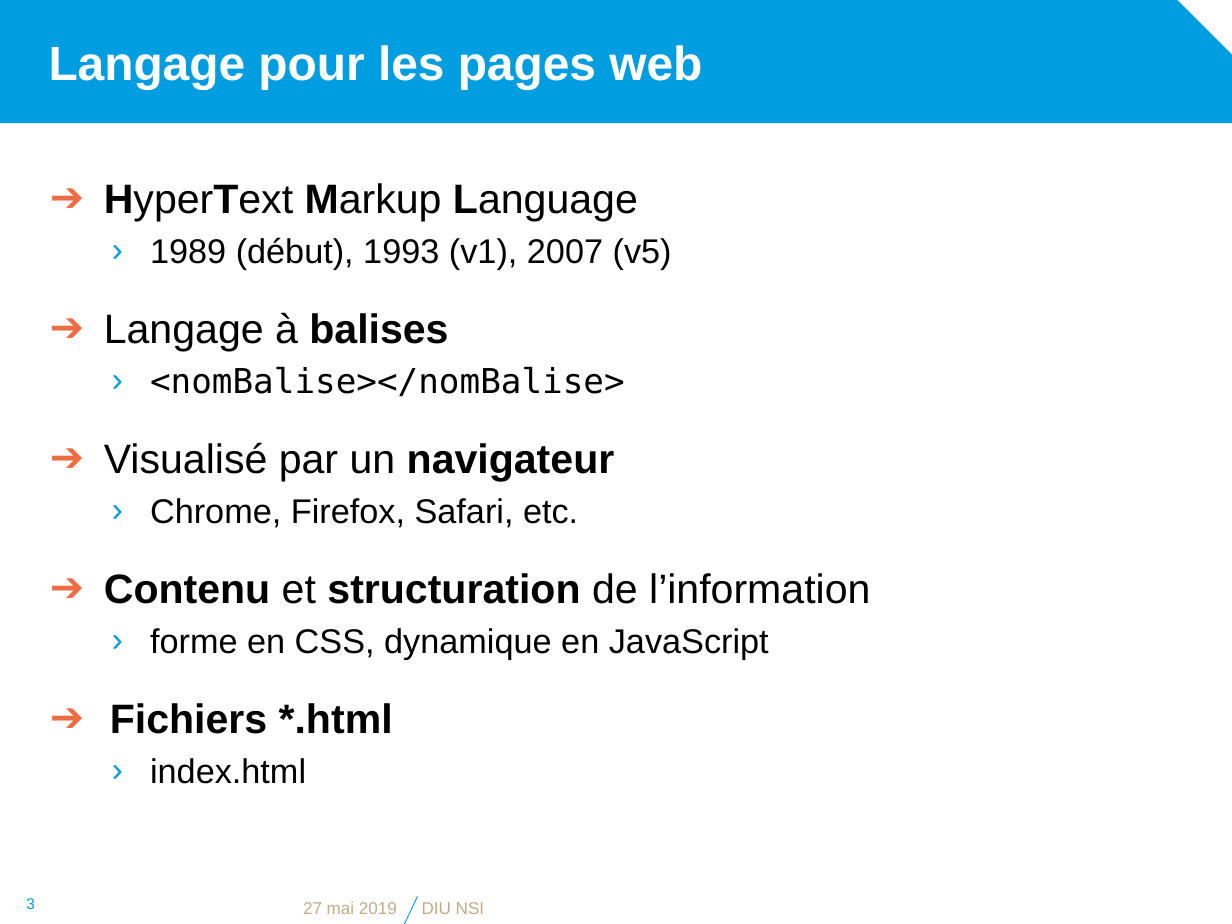
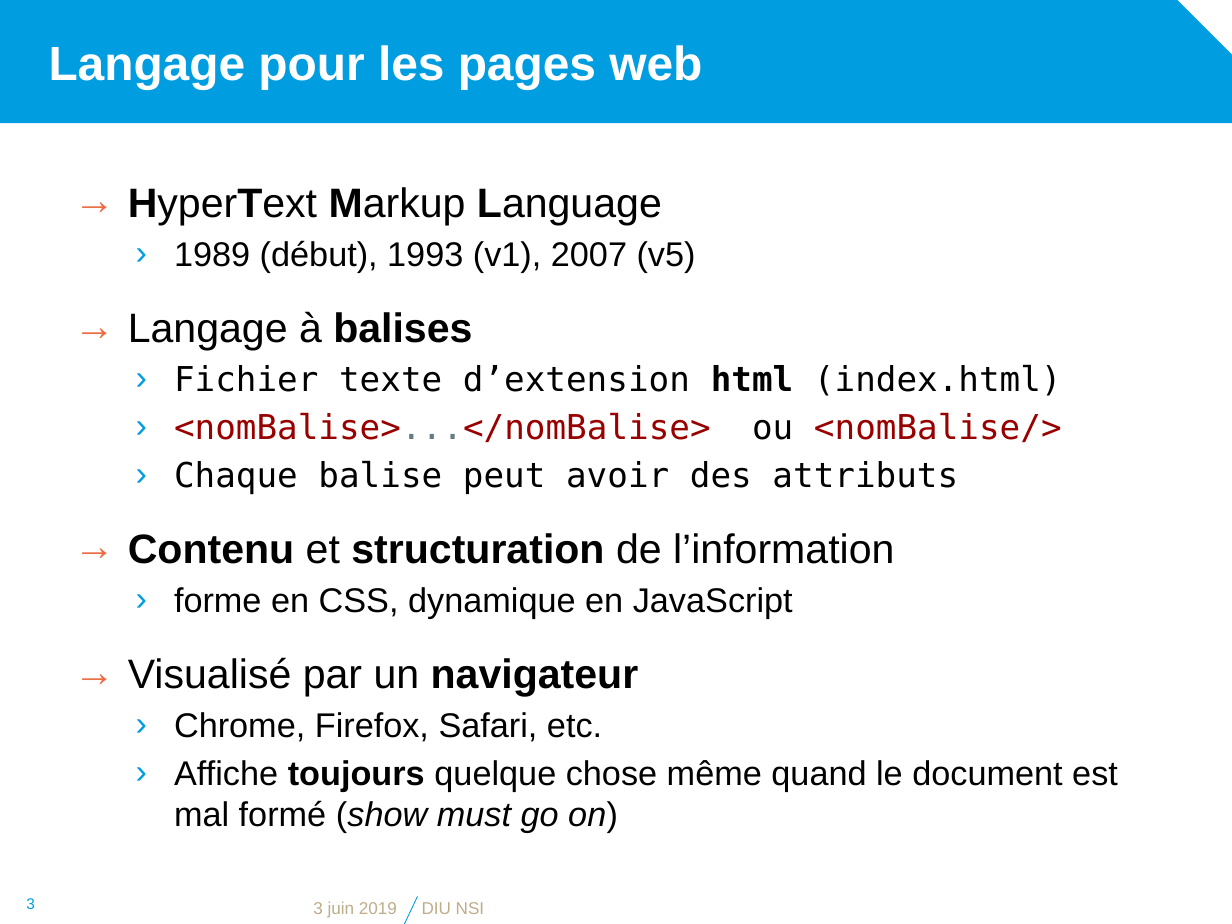
Before and after one commit to diu-uf-bordeaux/bloc1, a slide deck: slide 3 of web/2-HTML/html.pptx. Drawn at 1232x924 pixels with LibreOffice and Linux fonts; fonts in the diff are those of the drawing; background and template pictures are left out. Boxes give left, top, right and bottom in pixels: in the first picture for what was removed or moved away, otherwise in the second. Text is boxed around its words. In the diff, an @@ line names an element or a change of style, - is before the commit and + after.

Commit message:
pass on html

```diff
--- a/web/2-HTML/html.pptx
+++ b/web/2-HTML/html.pptx
@@ text "HyperText Markup Language": place and size @@
-text "HyperText Markup Language" at <box>104,183,870,784</box>
+text "HyperText Markup Language" at <box>128,187,1118,833</box>
@@ text at <box>128,187,662,696</box>: bullet ➔ to →; line spacing 1.5 to 1.4 @@
@@ text at <box>128,364,1062,619</box>: text changed @@
-  › <nomBalise></nomBalise>
+  › Fichier texte d’extension html (index.html)
+  › <nomBalise>...</nomBalise> ou <nomBalise/>
+  › Chaque balise peut avoir des attributs
+→ Contenu et structuration de l’information
+  › forme en CSS, dynamique en JavaScript
@@ text at <box>174,760,1118,833</box>: text changed; size 24 to 20 pt @@
-➔ Contenu et structuration de l’information
-  › forme en CSS, dynamique en JavaScript
-➔ Fichiers *.html
-  › index.html
+  › Affiche toujours quelque chose même quand le document est mal formé (show must go on)
@@ text at <box>313,901,397,918</box>: text changed @@
-27 mai 2019
+3 juin 2019
```
Also in this commit, not shown: 5 other slides changed, 3 slides added, 1 slide removed.
